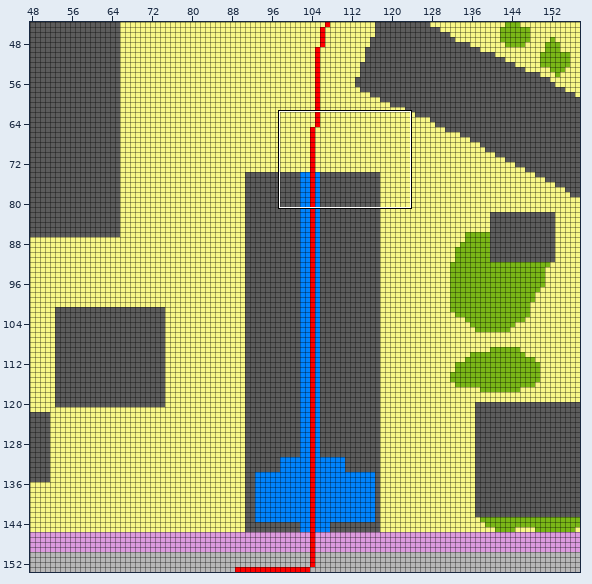
Tiled map, stored at MIP/Praktikum 2/MI_SIM_MAVEN/src/main/resources/maps/map_campus_berliner_tor.tmx. Above, an overview of the earlier version with the close-up marked.
Close-up. Before:
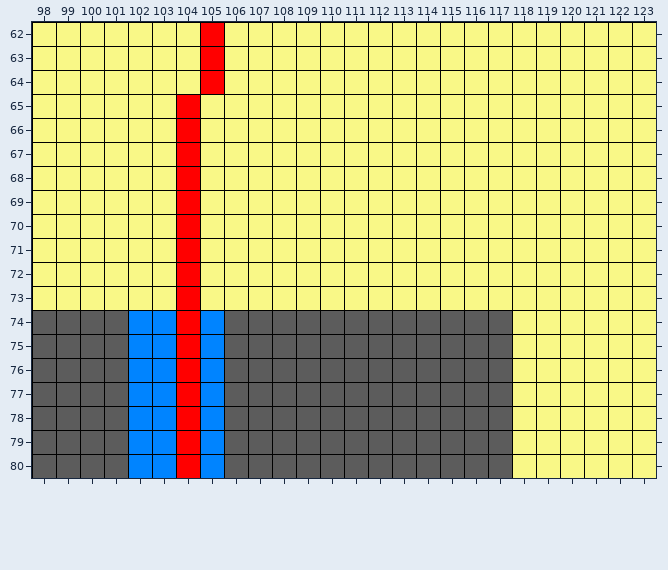
Cells are 16x16 px. Shown: x 98..123, y 62..80. The commit also changed other parts of the map, which this record leaves out.
And afterwards:
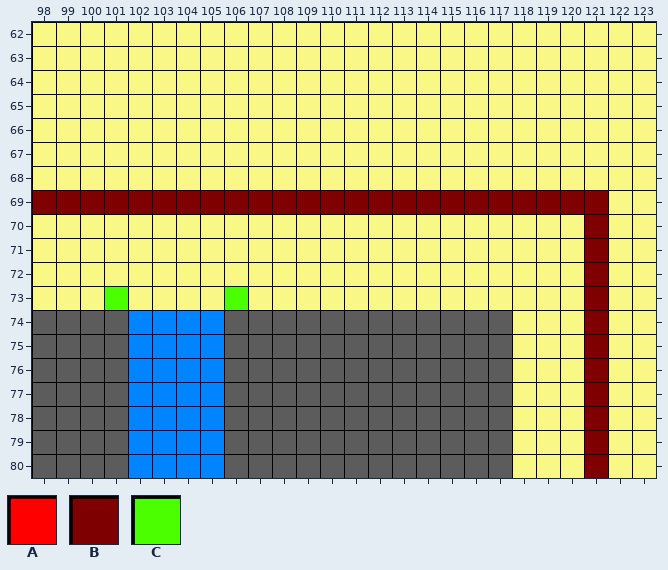
Key: from "movement_tiles": A 0; from "stink_tiles": B 0, C 1.
_ is an empty cell.
Tiles of an added or newly shown layer are drawn over the layers below it.
The exact change:
Layer "movement" (now hidden):
y 62..64: x 105 A -> _
y 65..80: x 104 A -> _
Layer "stinkebene" (added):
y 69: x 98..121 ________________________ -> BBBBBBBBBBBBBBBBBBBBBBBB
y 70..72: x 121 _ -> B
y 73: x 101 _ -> C; x 106 _ -> C; x 121 _ -> B
y 74..80: x 121 _ -> B
